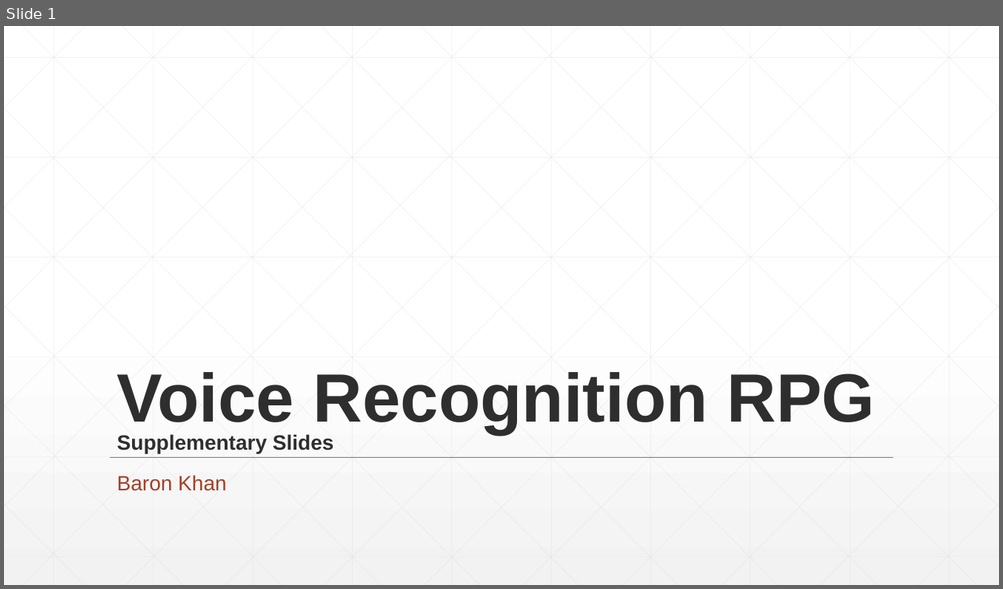
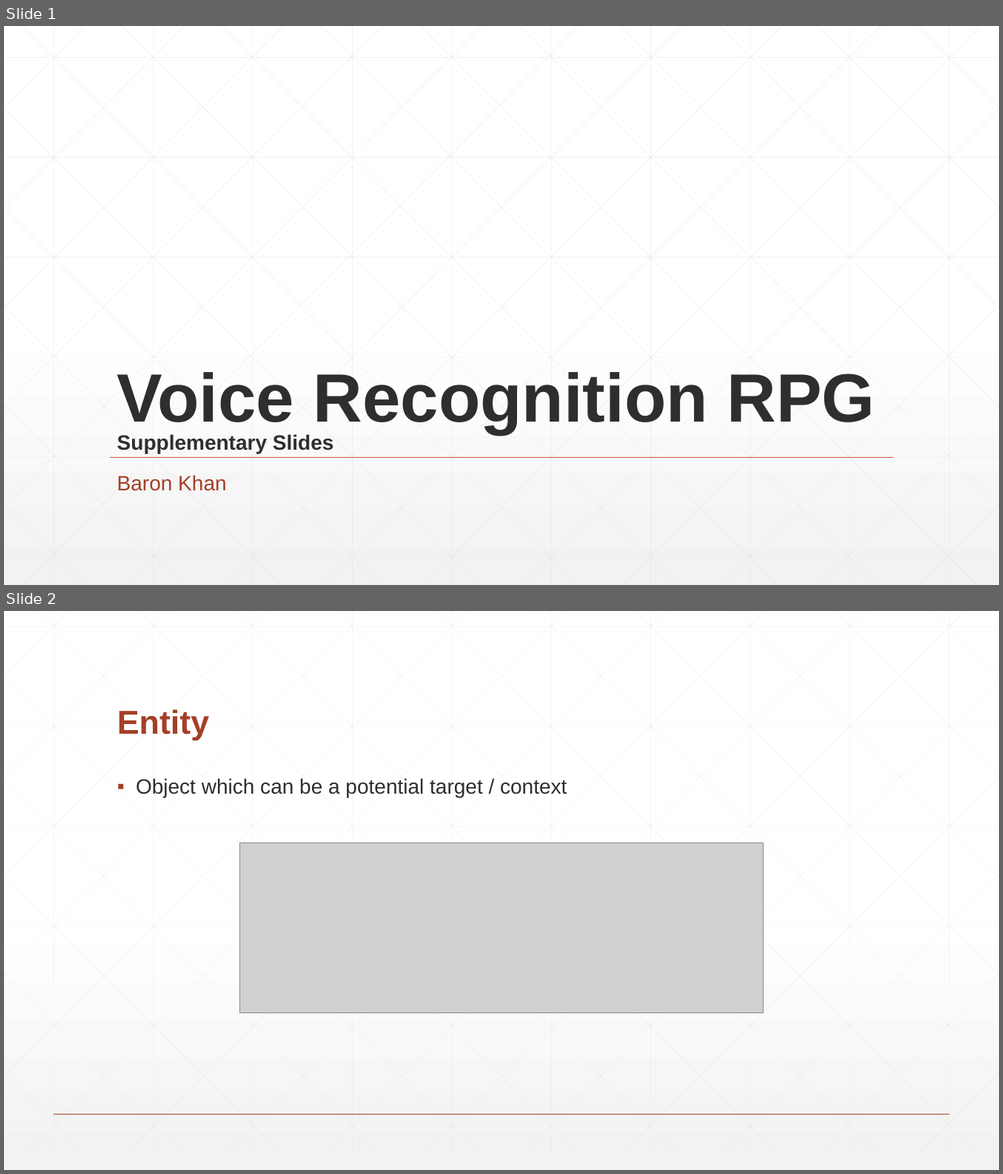
Before and after one commit to BaronKhan/VoiceRecognitionRPG, a slide deck: presentation/supplementary-slides.pptx. Shown one above the other, each under a label of ours: slide 1 before the commit, slides 1 and 2 after it. The pictures are 1003x589 and 1003x1174 pixels, drawn with LibreOffice and Linux fonts; fonts in the diff are those of the drawing; grey boxes stand for pictures. Boxes give left, top, right and bottom in pixels: in the first picture for what was removed or moved away, otherwise in the second. Text is boxed around its words. In the diff, an @@ line names an element or a change of style, - is before the commit and + after.

```diff
--- a/presentation/supplementary-slides.pptx
+++ b/presentation/supplementary-slides.pptx
@@ slide 2 added at [4, 611, 999, 1170], background gradient #FFFFFF to #F2F2F2 @@
@@ title added at [117, 709, 209, 741], 32 pt, text #A43F27, bold @@
+Entity
@@ text added at [136, 778, 566, 797], 20 pt, text #2D2E2D @@
+▪ Object which can be a potential target / context
@@ picture added at [240, 843, 762, 1013] @@
@@ group added at [4, 611, 999, 1155]: 46 lines @@
@@ line added from (54, 1115) to (949, 1115), #A43F27 1 pt @@
```
Also in this commit, not shown: 1 slide removed, 2 other files.
